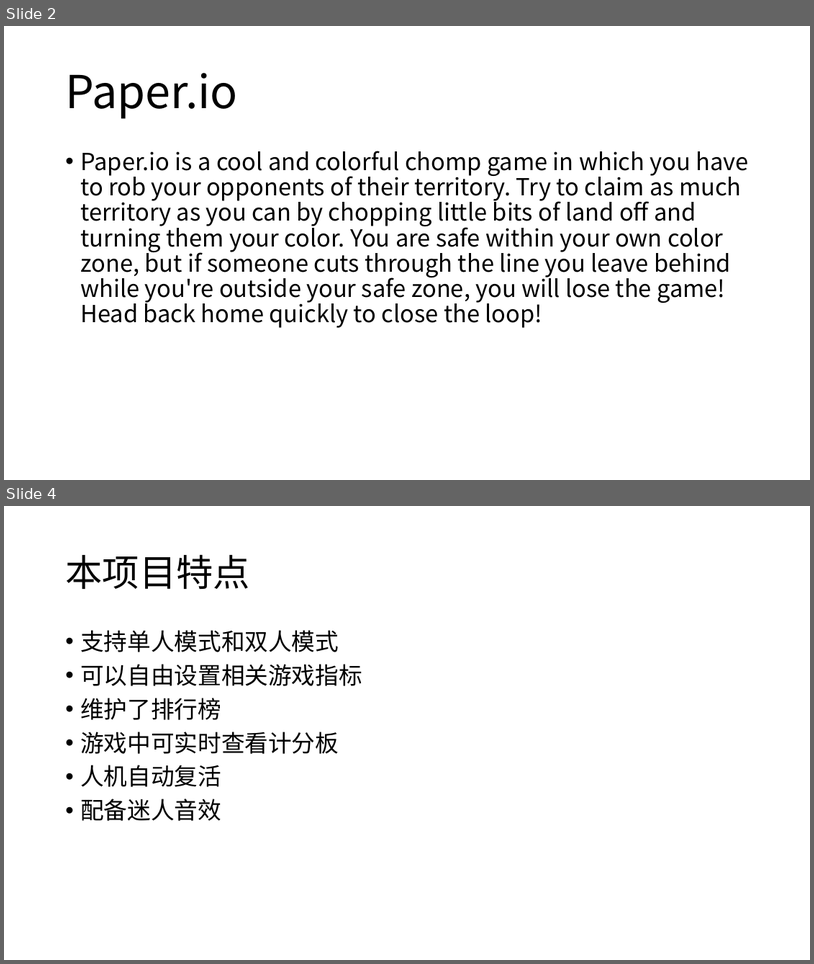
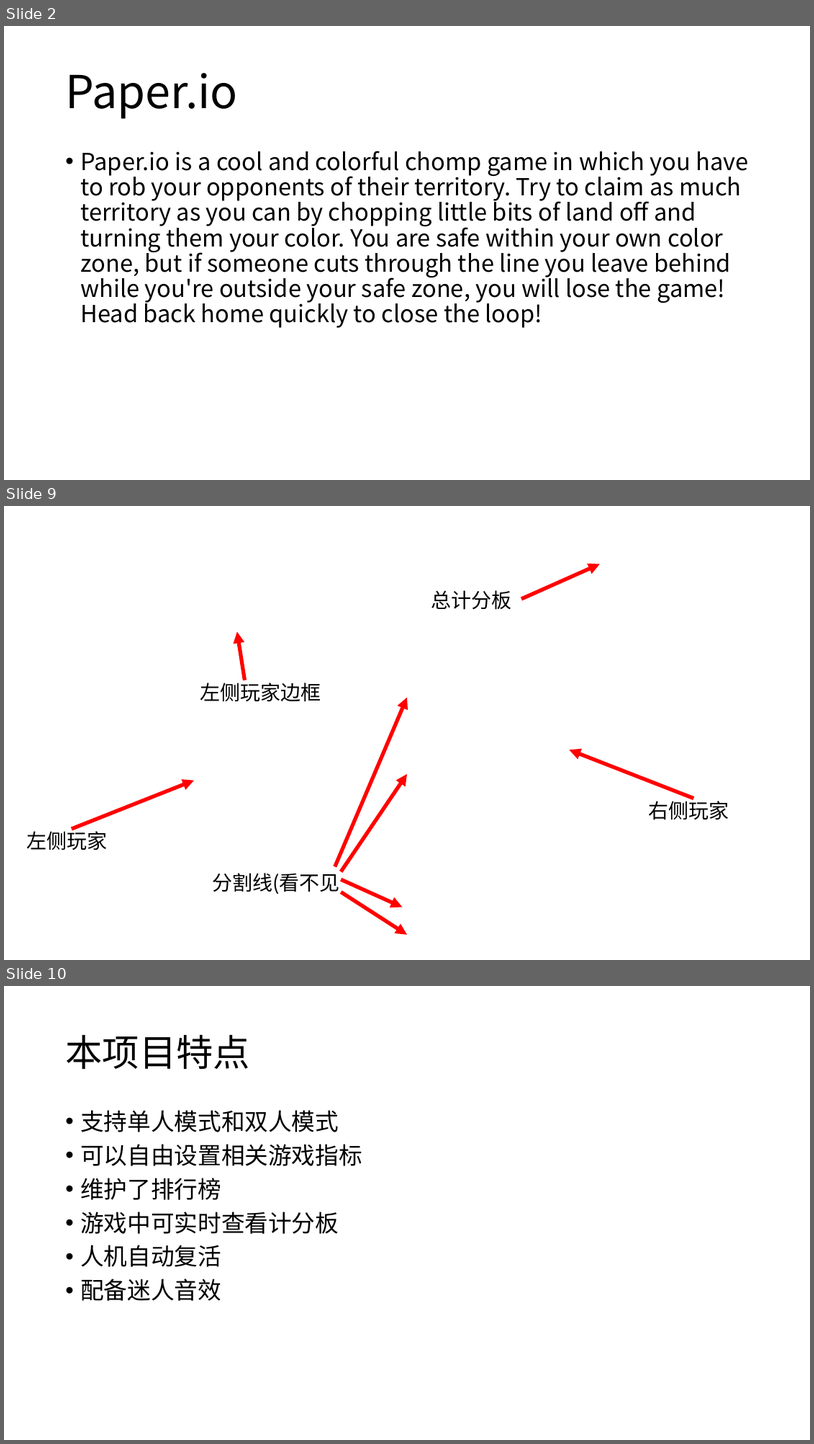
Before and after one commit to Rainy-Sky/javawork, a slide deck: ppt/Java-paprtio.pptx. Shown one above the other, each under a label of ours: slides 2 and 4 before the commit, slides 2, 9 and 10 after it; the slides between them are not shown. The pictures are 814x964 and 814x1444 pixels, drawn with LibreOffice and Linux fonts; fonts in the diff are those of the drawing; background and template pictures are left out. Boxes give left, top, right and bottom in pixels: in the first picture for what was removed or moved away, otherwise in the second. Text is boxed around its words. In the diff, an @@ line names an element or a change of style, - is before the commit and + after.

```diff
--- a/ppt/Java-paprtio.pptx
+++ b/ppt/Java-paprtio.pptx
@@ slide 9 added at <box>4,506,810,960</box>, background picture (left out) @@
@@ arrow added from (522, 599) to (600, 564), #FF0000 4.5 pt @@
@@ text added at <box>432,590,512,610</box>, 24 pt, text #000000 @@
+总计分板
@@ arrow added from (244, 680) to (237, 632), #FF0000 4.5 pt @@
@@ text added at <box>200,680,321,702</box>, 24 pt, text #000000 @@
+左侧玩家边框
@@ arrow added from (335, 867) to (407, 698), #FF0000 4.5 pt @@
@@ arrow added from (694, 798) to (570, 750), #FF0000 4.5 pt @@
@@ arrow added from (72, 829) to (194, 780), #FF0000 4.5 pt @@
@@ arrow added from (341, 871) to (407, 774), #FF0000 4.5 pt @@
@@ text added at <box>649,798,730,820</box>, 24 pt, text #000000 @@
+右侧玩家
@@ text added at <box>27,828,108,850</box>, 24 pt, text #000000 @@
+左侧玩家
@@ text added at <box>212,872,340,894</box>, 24 pt, text #000000 @@
+分割线(看不见
@@ arrow added from (341, 879) to (403, 907), #FF0000 4.5 pt @@
@@ arrow added from (341, 892) to (407, 934), #FF0000 4.5 pt @@
@@ what was slide 4 is now slide 10 @@
```
Also in this commit, not shown: 1 slide changed, 5 other slides added.
